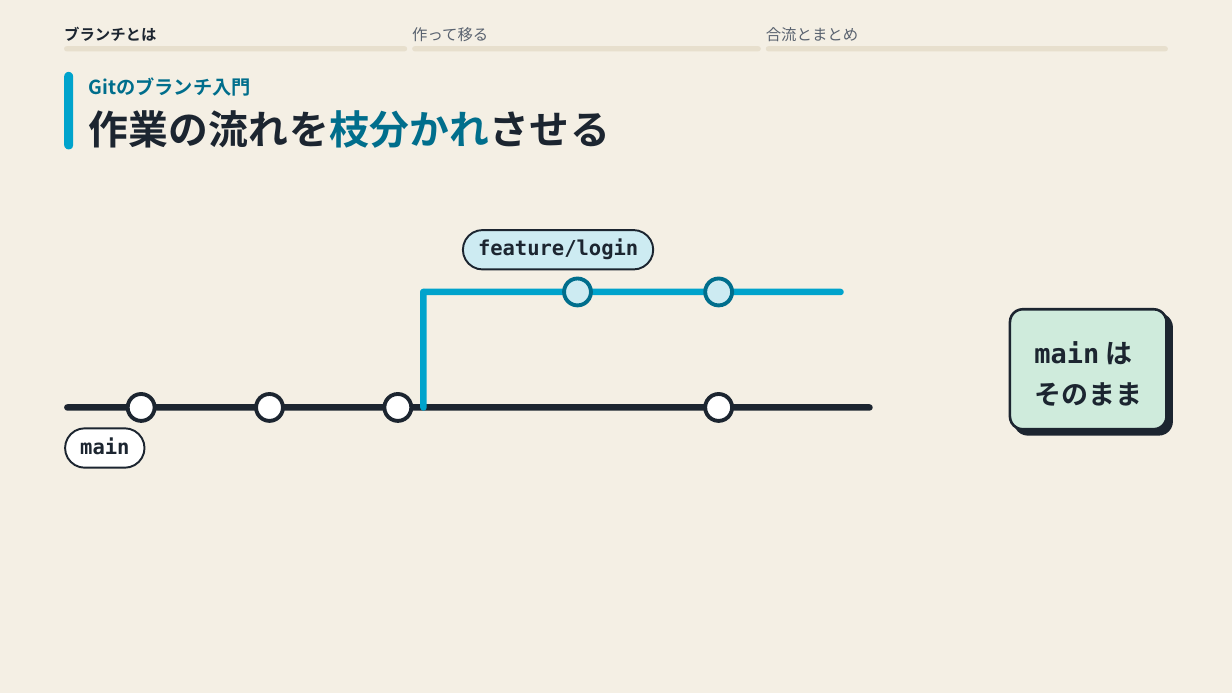
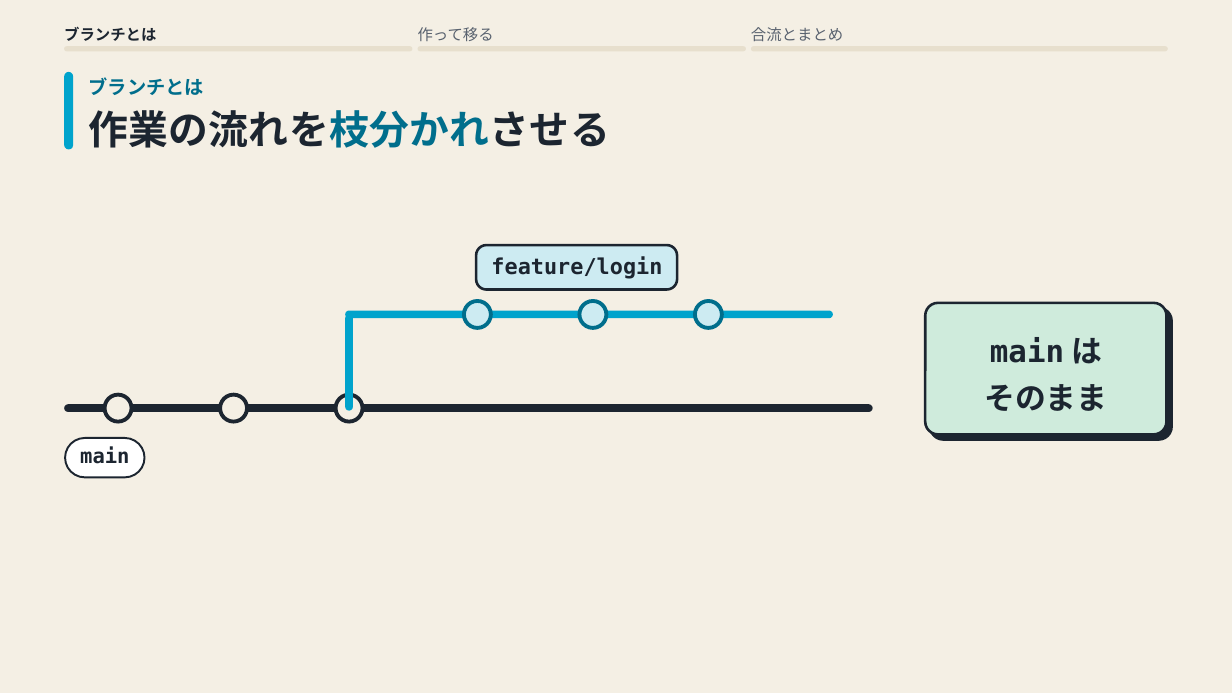
Before and after one commit to yukihito-jokyu/context, a slide deck: slide 1 of docs/artifacts/skills/motion-deck/git-branch.pptx. Drawn at 1232x693 pixels with LibreOffice and Linux fonts; fonts in the diff are those of the drawing. Boxes give left, top, right and bottom in pixels: in the first picture for what was removed or moved away, otherwise in the second. Text is boxed around its words. In the diff, an @@ line names an element or a change of style, - is before the commit and + after.

```diff
--- a/docs/artifacts/skills/motion-deck/git-branch.pptx
+++ b/docs/artifacts/skills/motion-deck/git-branch.pptx
@@ text "作って移る": place and size @@
-text "作って移る" at (412,27,488,41)
+text "作って移る" at (418,27,494,41)
@@ text "合流とまとめ": place and size @@
-text "合流とまとめ" at (766,27,858,41)
+text "合流とまとめ" at (751,27,843,41)
@@ rounded rectangle: place and size @@
-rounded rectangle at (64,46,407,52)
+rounded rectangle at (64,46,412,52)
@@ rounded rectangle: place and size @@
-rounded rectangle at (412,46,761,52)
+rounded rectangle at (418,46,746,52)
@@ rounded rectangle: place and size @@
-rounded rectangle at (766,46,1168,52)
+rounded rectangle at (751,46,1168,52)
@@ text at (89,77,204,95): text changed @@
-Gitのブランチ入門
+ブランチとは
@@ rounded rectangle: place and size @@
-rounded rectangle at (463,230,653,270)
+rounded rectangle at (476,245,677,289)
@@ rounded rectangle at (476,245,677,289): outline #1C2530 1.5 pt to #1C2530 2 pt; proportions changed @@
@@ text "feature/login": place and size @@
-text "feature/login" at (478,239,638,260)
+text "feature/login" at (491,256,662,279)
@@ text "feature/login" at (491,256,662,279): size 16 to 17 pt @@
@@ rounded rectangle: place and size @@
-rounded rectangle at (421,288,844,295)
+rounded rectangle at (346,311,834,318)
@@ rounded rectangle: place and size @@
-rounded rectangle at (421,288,427,410)
+rounded rectangle at (346,314,353,410)
@@ rounded rectangle added at (464,301,491,328), fill #CDEBF2, outline #006E8C 3 pt @@
@@ rounded rectangle: place and size @@
-rounded rectangle at (564,278,591,305)
+rounded rectangle at (579,301,606,328)
@@ rounded rectangle: place and size @@
-rounded rectangle at (705,278,732,305)
+rounded rectangle at (695,301,722,328)
@@ rounded rectangle: place and size @@
-rounded rectangle at (1010,310,1166,430)
+rounded rectangle at (925,303,1166,434)
@@ rounded rectangle at (925,303,1166,434): proportions changed @@
@@ text "main は そのまま": place and size @@
-text "main は そのまま" at (1034,342,1142,406)
+text "main は そのまま" at (984,337,1107,411)
@@ text "main は そのまま" at (984,337,1107,411): size 21 to 24 pt; alignment left to centre; line spacing 31.5pt to 36.2pt @@
@@ rounded rectangle: place and size @@
-rounded rectangle at (128,394,154,421)
+rounded rectangle at (104,395,131,421)
@@ fill #FFFFFF to #F4EFE4 in 3 elements at (335,395,362,421), (104,395,131,421), (220,395,247,421) @@
@@ rounded rectangle: place and size @@
-rounded rectangle at (256,394,283,421)
+rounded rectangle at (220,395,247,421)
@@ rounded rectangle: place and size @@
-rounded rectangle at (384,394,411,421)
+rounded rectangle at (335,395,362,421)
@@ rounded rectangle removed at (705,394,732,421) @@
@@ rounded rectangle: place and size @@
-rounded rectangle at (65,429,144,469)
+rounded rectangle at (65,438,144,478)
@@ text "main": place and size @@
-text "main" at (80,437,129,455)
+text "main" at (80,447,129,464)
```
Also in this commit, not shown: 3 other slides changed, 19 other files.
